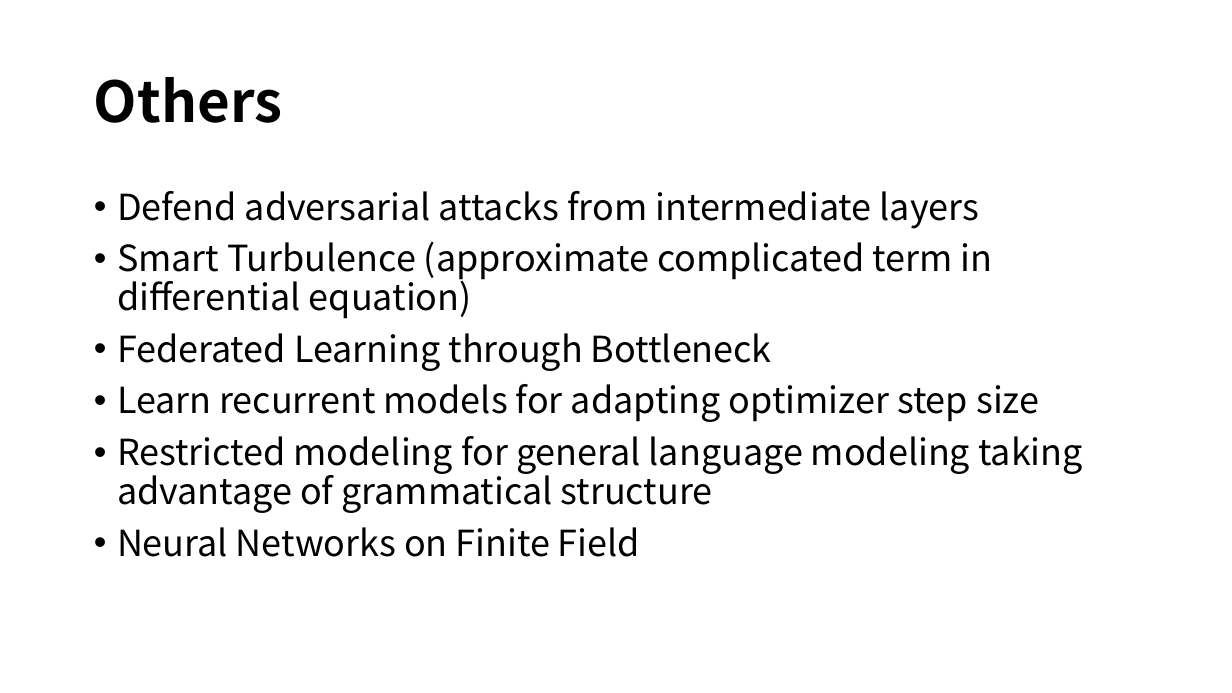
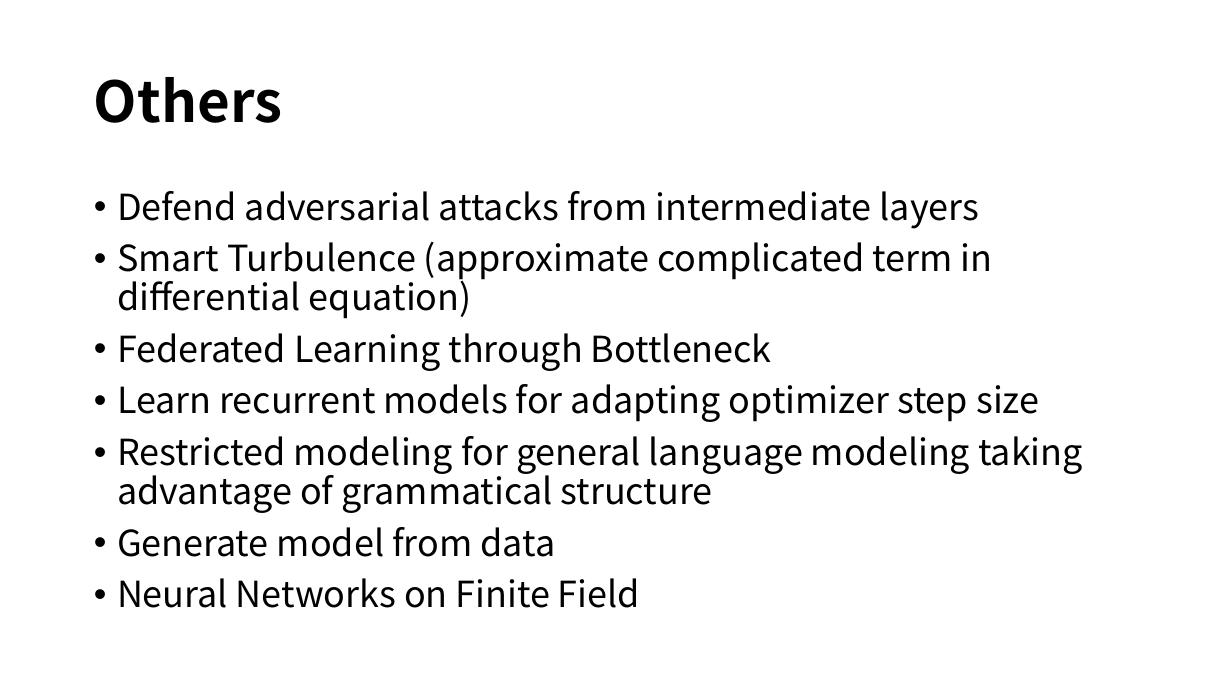
Before and after one commit to diaoenmao/Research, a slide deck: slide 11 of doc/Report/Dec 17 2019.pptx. Drawn at 1232x693 pixels with LibreOffice and Linux fonts; fonts in the diff are those of the drawing. Boxes give left, top, right and bottom in pixels: in the first picture for what was removed or moved away, otherwise in the second. Text is boxed around its words. In the diff, an @@ line names an element or a change of style, - is before the commit and + after.

Commit message:
update

```diff
--- a/doc/Report/Dec 17 2019.pptx
+++ b/doc/Report/Dec 17 2019.pptx
@@ text at (117,527,555,557): paragraph added @@
+• Generate model from data
```
